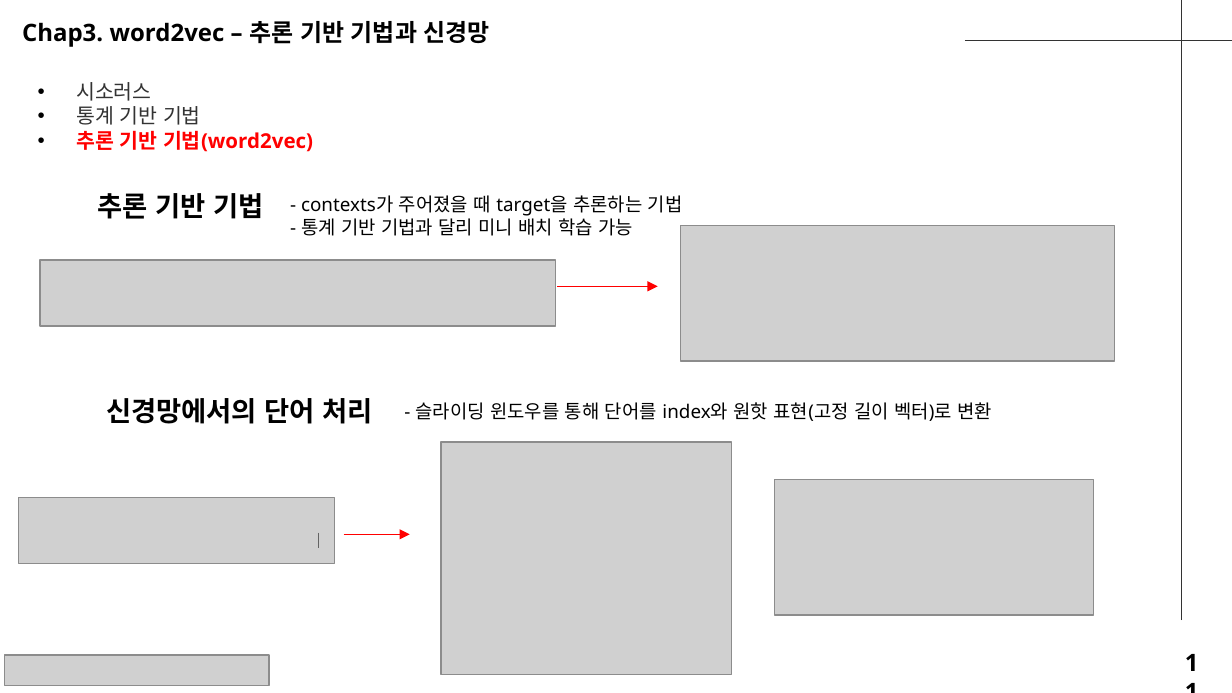
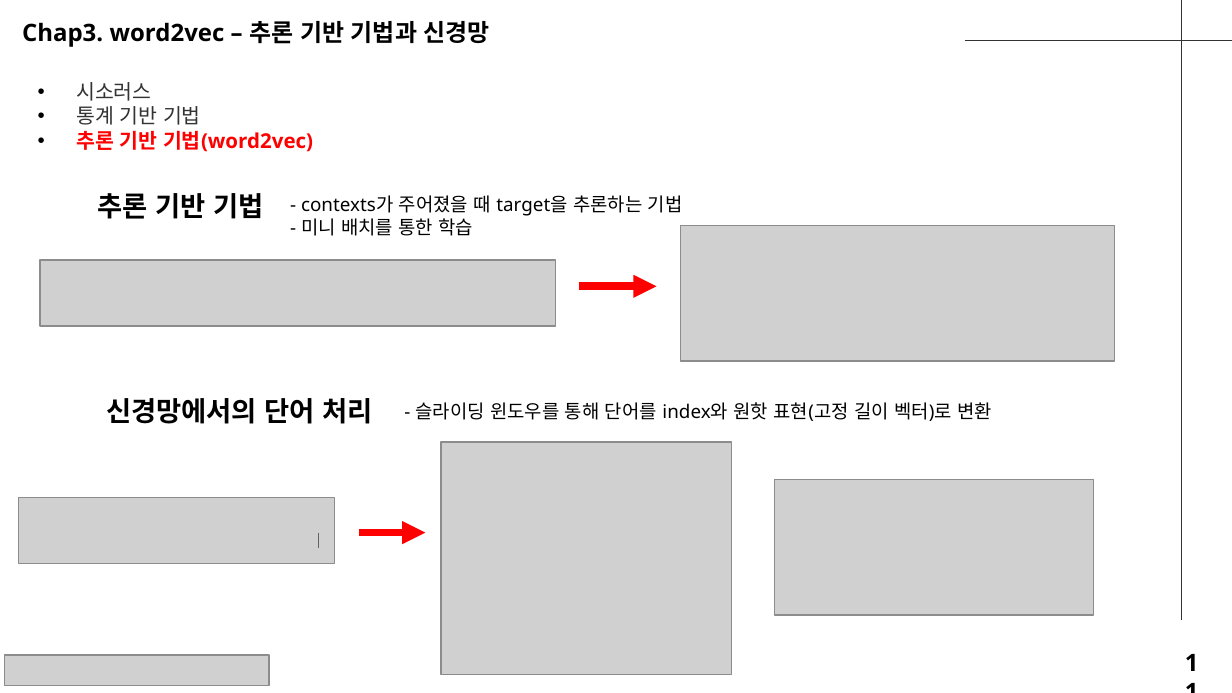
Before and after one commit to seungdeng/Deep-Learning-from-Scratch, a slide deck: slide 11 of study/발표자료/20250220_밑딥2_이승건_chap2345발표자료_NotoSans.pptx. Drawn at 1232x693 pixels with LibreOffice and Linux fonts; fonts in the diff are those of the drawing; grey boxes stand for pictures. Boxes give left, top, right and bottom in pixels: in the first picture for what was removed or moved away, otherwise in the second. Text is boxed around its words. In the diff, an @@ line names an element or a change of style, - is before the commit and + after.

```diff
--- a/study/발표자료/20250220_밑딥2_이승건_chap2345발표자료_NotoSans.pptx
+++ b/study/발표자료/20250220_밑딥2_이승건_chap2345발표자료_NotoSans.pptx
@@ text at (301,218,473,236): text changed @@
-- 통계 기반 기법과 달리 미니 배치 학습 가능
+- 미니 배치를 통한 학습
@@ arrow moved from (557, 286) - (658, 286) to (579, 286) - (657, 286) @@
@@ arrow (579, 286) - (657, 286): stroke #FF0000 0.75 pt to #FF0000 4.5 pt @@
@@ arrow moved from (344, 535) - (410, 535) to (360, 532) - (425, 532) @@
@@ arrow (360, 532) - (425, 532): stroke #FF0000 0.75 pt to #FF0000 4.5 pt @@
```
Also in this commit, not shown: 7 other slides changed.
